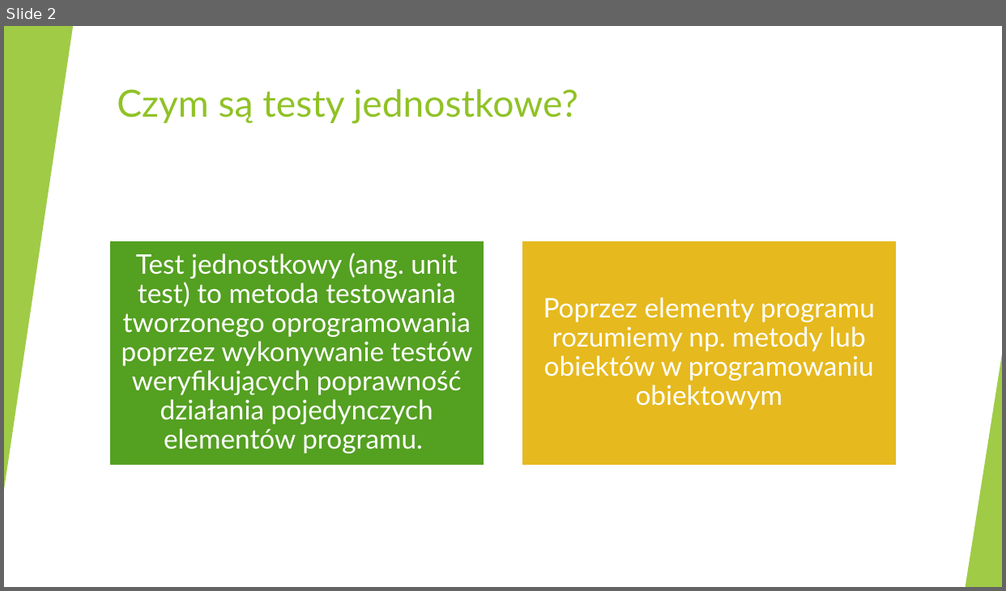
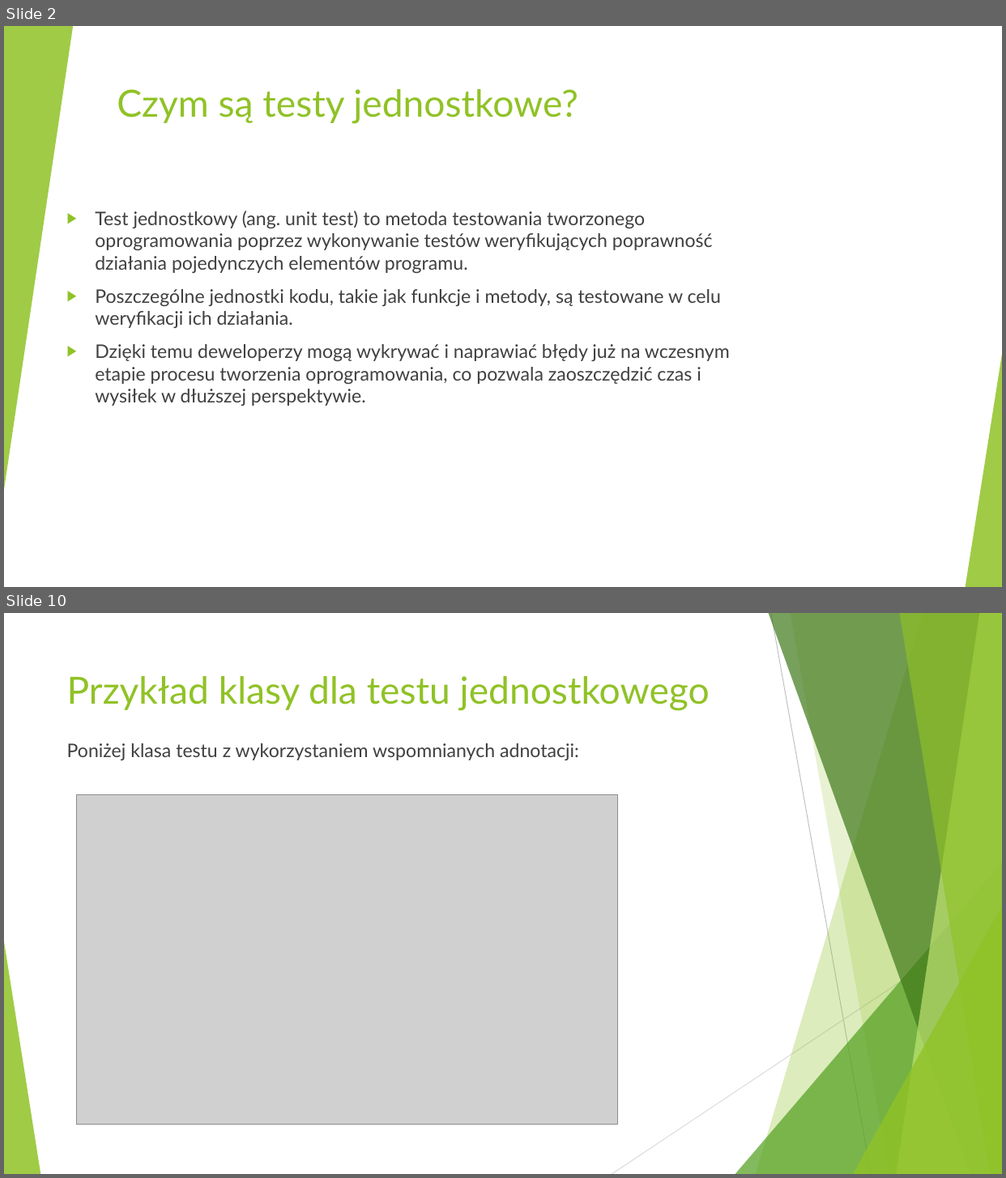
Before and after one commit to markow1997/AdvanceProgrammingTechniques_2223, a slide deck: KonradStepniak/Testy jednostkowe Konrad Stępniak.pptx. Shown one above the other, each under a label of ours: slide 2 before the commit, slides 2 and 10 after it; the slides between them are not shown. The pictures are 1006x591 and 1006x1178 pixels, drawn with LibreOffice and Linux fonts; fonts in the diff are those of the drawing; grey boxes stand for pictures. Boxes give left, top, right and bottom in pixels: in the first picture for what was removed or moved away, otherwise in the second. Text is boxed around its words. In the diff, an @@ line names an element or a change of style, - is before the commit and + after.

```diff
--- a/KonradStepniak/Testy jednostkowe Konrad Stępniak.pptx
+++ b/KonradStepniak/Testy jednostkowe Konrad Stępniak.pptx
@@ slide 10 added at (4, 613, 1002, 1174), background #FFFFFF; not listed: 10 template elements that a slide beside it also shows @@
@@ title added at (67, 676, 710, 711), 36 pt, text #90C226 @@
+Przykład klasy dla testu jednostkowego
@@ text added at (67, 743, 579, 760), 18 pt, text #404040 @@
+Poniżej klasa testu z wykorzystaniem wspomnianych adnotacji:
@@ picture added at (77, 795, 618, 1125) @@
@@ slide 2 changed as well @@
@@ text added at (95, 211, 730, 406), 18 pt, text #404040 @@
+▶ Test jednostkowy (ang. unit test) to metoda testowania tworzonego oprogramowania poprzez wykonywanie testów weryfikujących poprawność działania pojedynczych elementów programu.
+▶ Poszczególne jednostki kodu, takie jak funkcje i metody, są testowane w celu weryfikacji ich działania.
+▶ Dzięki temu deweloperzy mogą wykrywać i naprawiać błędy już na wczesnym etapie procesu tworzenia oprogramowania, co pozwala zaoszczędzić czas i wysiłek w dłuższej perspektywie.
@@ group removed at (109, 241, 897, 466): 2 rectangles, 2 texts @@
-Test jednostkowy (ang. unit test) to metoda testowania tworzonego oprogramowania poprzez wykonywanie testów weryfikujących poprawność działania pojedynczych elementów programu.
-Poprzez elementy programu rozumiemy np. metody lub obiektów w programowaniu obiektowym
```
Also in this commit, not shown: 3 other slides changed, 9 other slides added, 3 slides removed.
